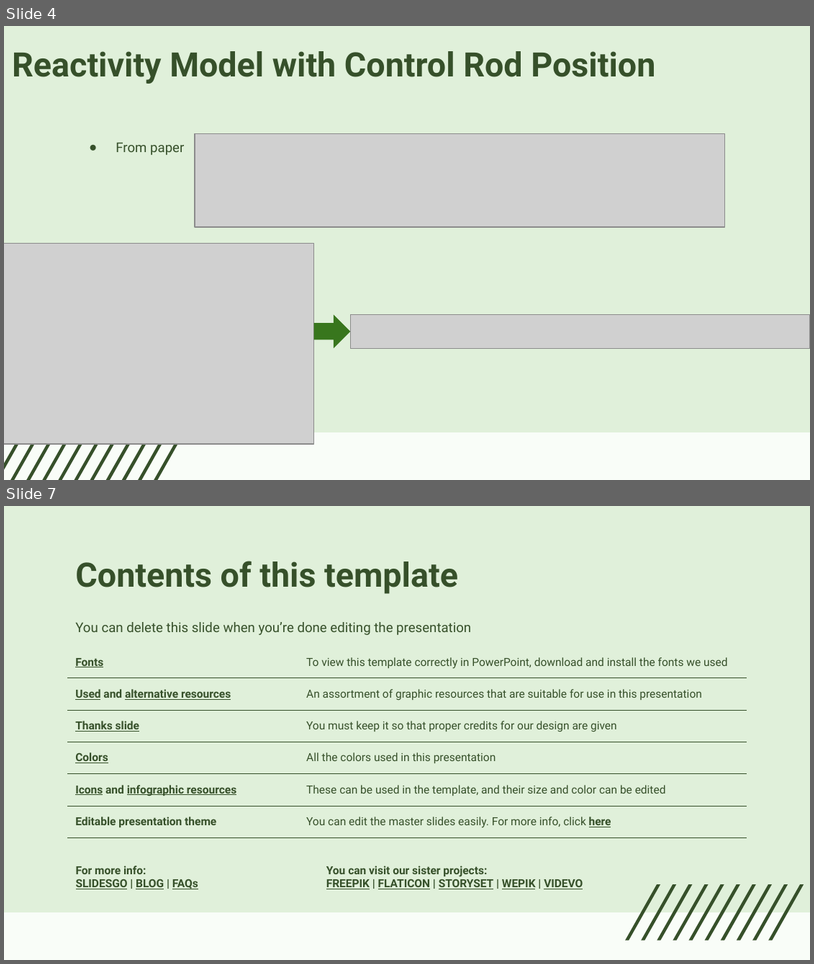
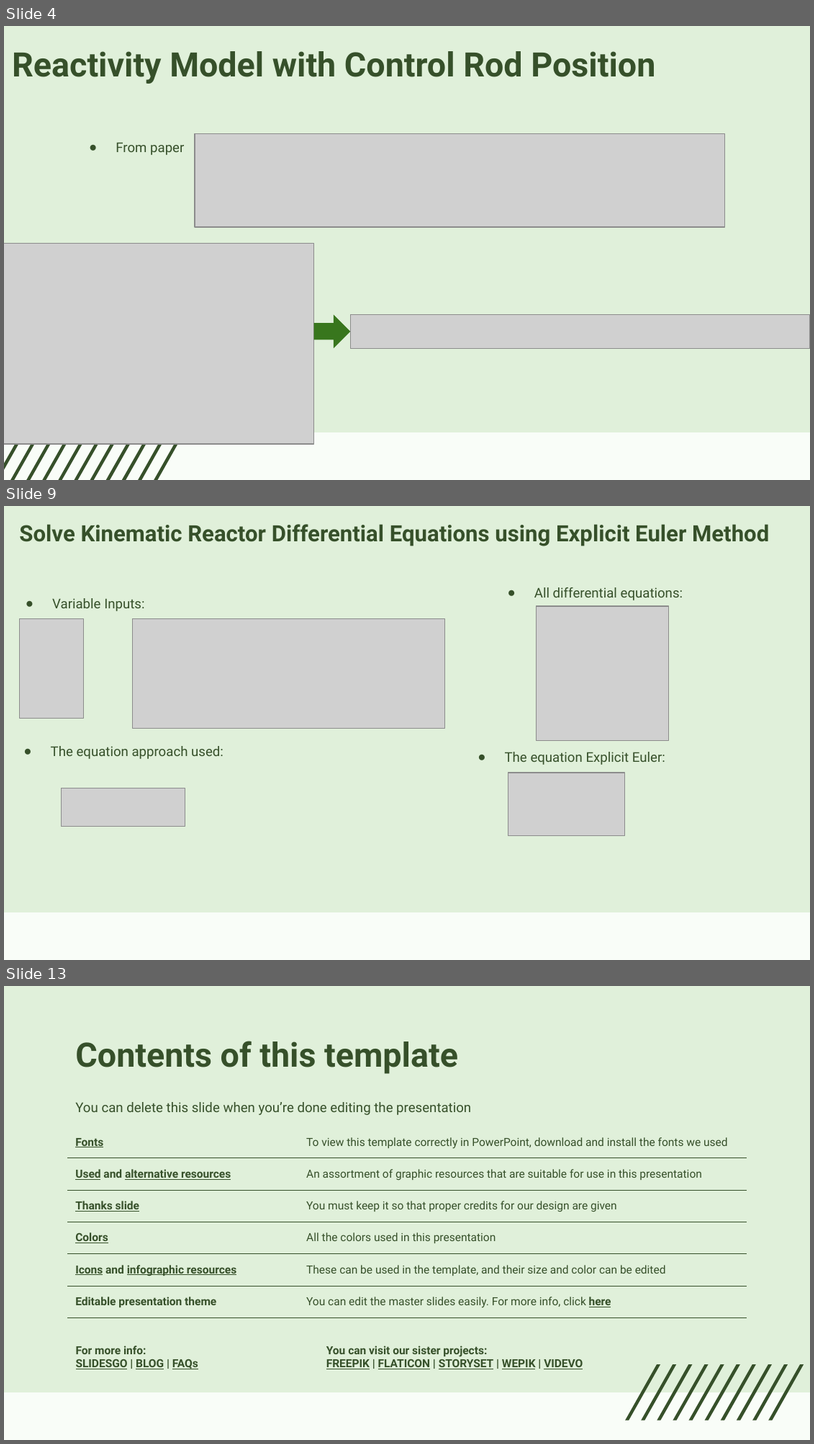
Before and after one commit to hahamadi/kartini-research-reactor, a slide deck: Presentation2_26-02-2026.pptx. Shown one above the other, each under a label of ours: slides 4 and 7 before the commit, slides 4, 9 and 13 after it; the slides between them are not shown. The pictures are 814x964 and 814x1444 pixels, drawn with LibreOffice and Linux fonts; fonts in the diff are those of the drawing; grey boxes stand for pictures. Boxes give left, top, right and bottom in pixels: in the first picture for what was removed or moved away, otherwise in the second. Text is boxed around its words. In the diff, an @@ line names an element or a change of style, - is before the commit and + after.

```diff
--- a/Presentation2_26-02-2026.pptx
+++ b/Presentation2_26-02-2026.pptx
@@ slide 9 added at [4,506,810,960], background #F9FDF8; not listed: 1 template element that a slide beside it also shows @@
@@ title added at [19,524,769,546], 20 pt, text #36502A, bold @@
+Solve Kinematic Reactor Differential Equations using Explicit Euler Method
@@ text added at [535,587,684,600], 12 pt, text #36502A @@
+● All differential equations:
@@ text added at [52,598,144,611], 12 pt, text #36502A @@
+● Variable Inputs:
@@ picture added at [536,606,669,741] @@
@@ picture added at [19,619,83,719] @@
@@ picture added at [132,619,445,728] @@
@@ text added at [51,746,224,759], 12 pt, text #36502A @@
+● The equation approach used:
@@ text added at [505,752,666,764], 12 pt, text #36502A @@
+● The equation Explicit Euler:
@@ picture added at [509,772,625,835] @@
@@ picture added at [62,788,185,826] @@
@@ what was slide 7 is now slide 13 @@
```
Also in this commit, not shown: 2 slides changed, 5 other slides added, 11 other files.
